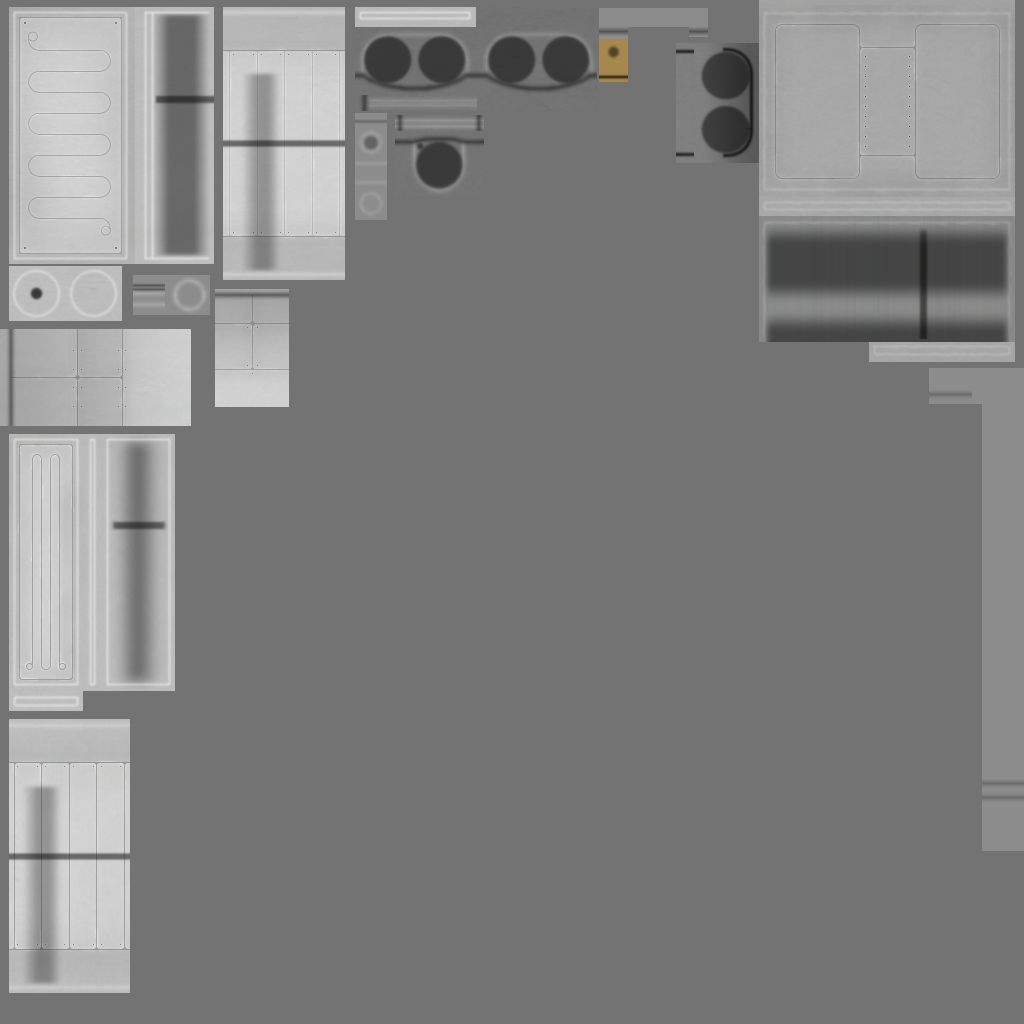
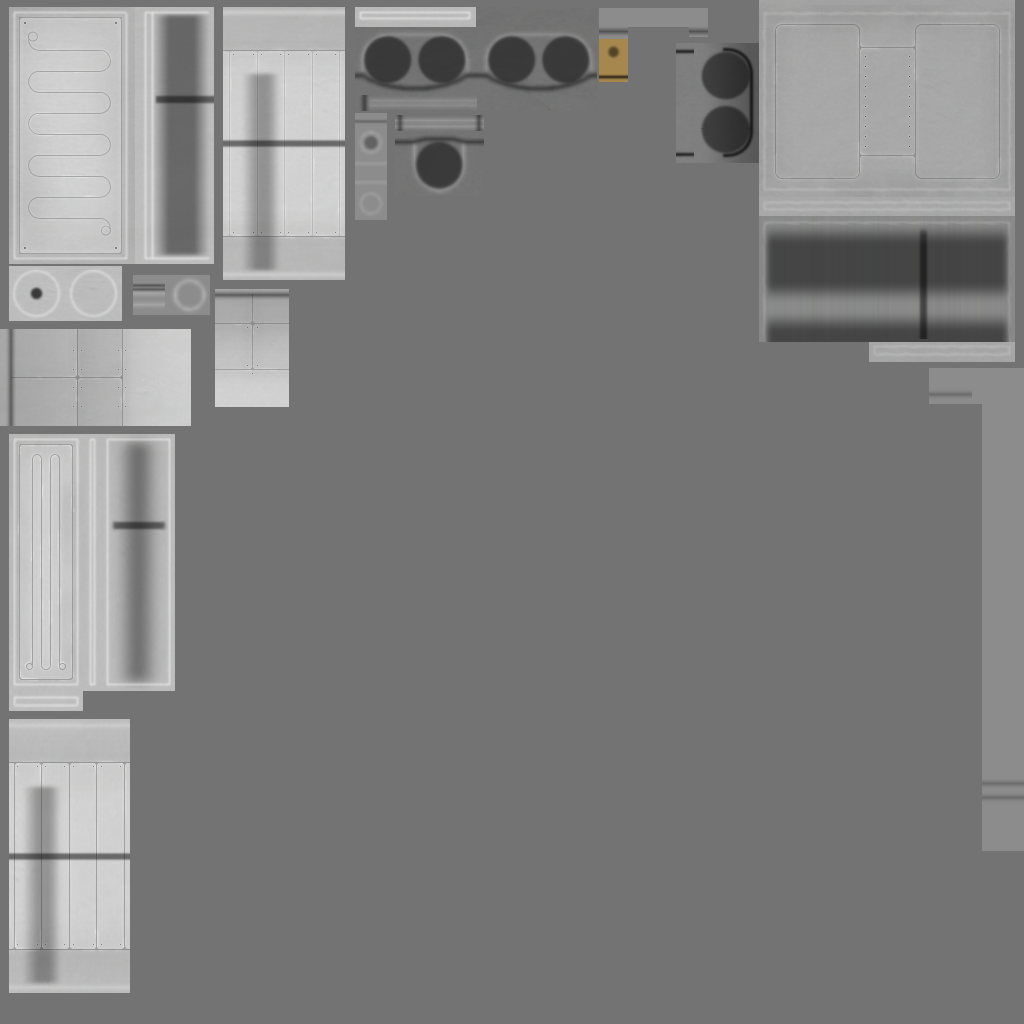
Layer changes from the first 1024px x 1024px image to the second:
removed layer "Base Low 3" (was 50%) over [415, 141, 425, 151]
